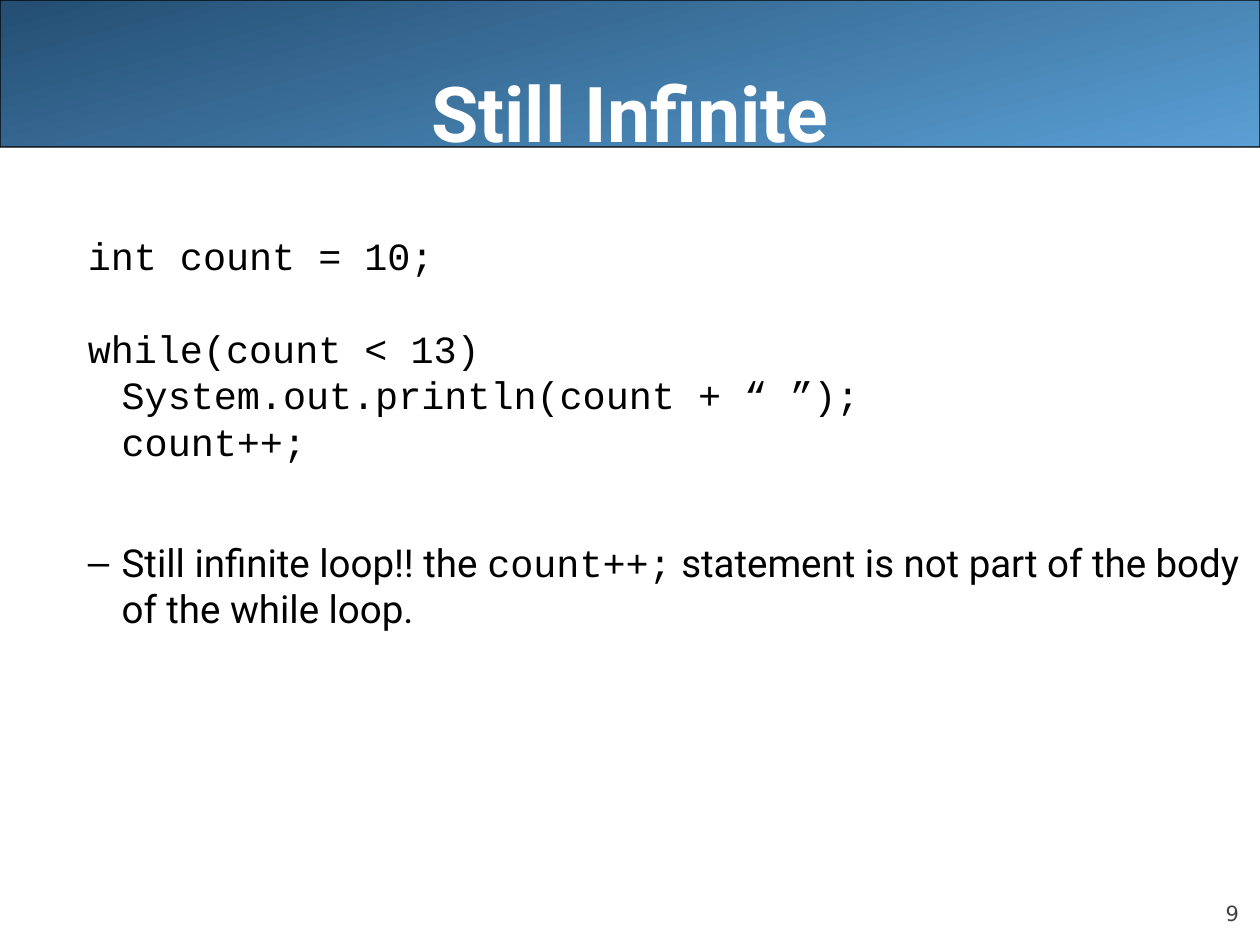
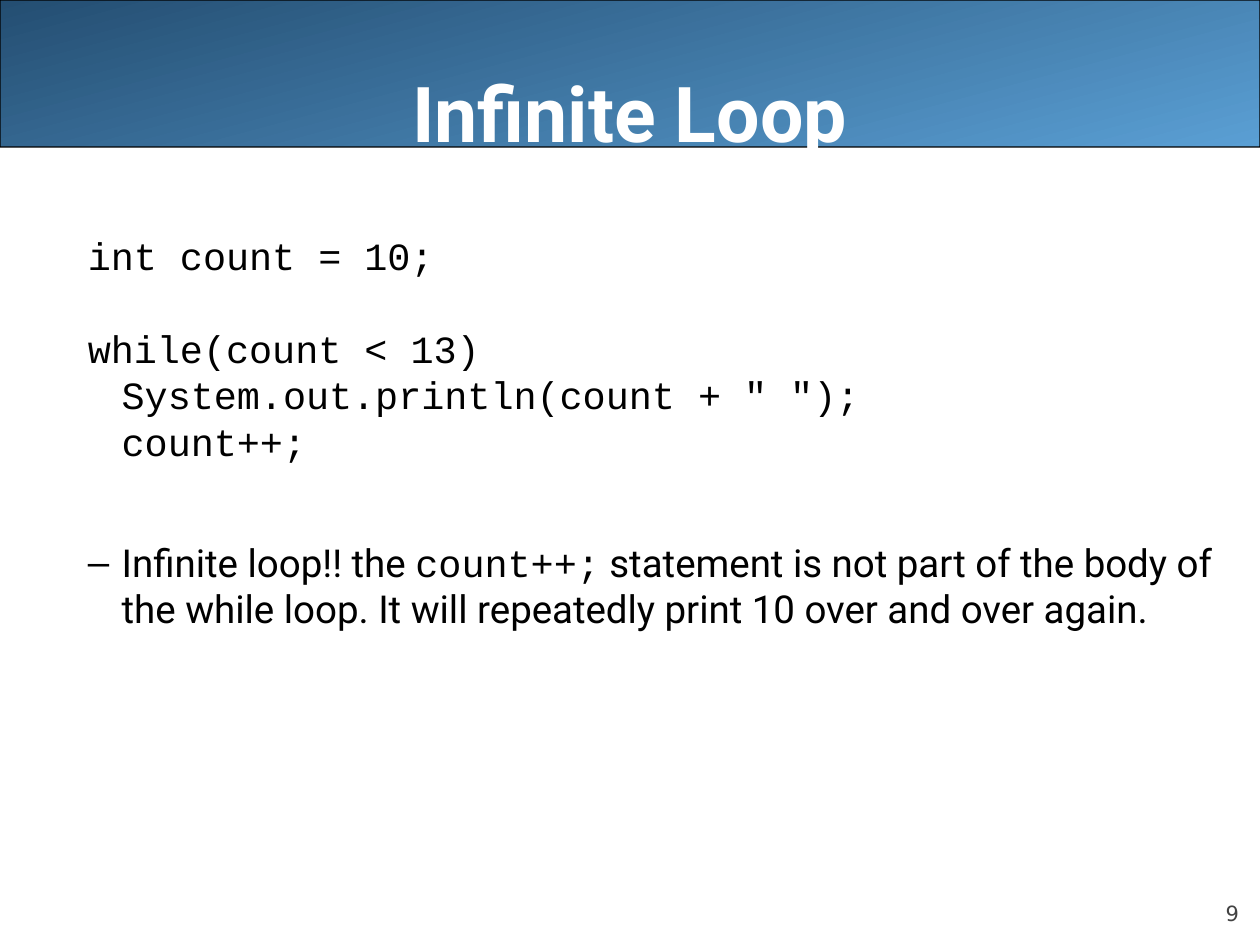
Before and after one commit to LongBaoNguyen/longbaonguyen.github.io, a slide deck: slide 9 of courses/apcsa/lecture10.ppt. Drawn at 1260x945 pixels with LibreOffice and Linux fonts; fonts in the diff are those of the drawing. Boxes give left, top, right and bottom in pixels: in the first picture for what was removed or moved away, otherwise in the second. Text is boxed around its words. In the diff, an @@ line names an element or a change of style, - is before the commit and + after.

```diff
--- a/courses/apcsa/lecture10.ppt
+++ b/courses/apcsa/lecture10.ppt
@@ title at (x1=412, y1=83, x2=847, y2=159): text changed @@
-Still Infinite
+Infinite Loop
@@ text at (x1=122, y1=547, x2=1212, y2=632): text changed @@
-  – Still infinite loop!! the count++; statement is not part of the body of the while loop.
+  – Infinite loop!! the count++; statement is not part of the body of the while loop. It will repeatedly print 10 over and over again.
```
Also in this commit, not shown: 7 other slides changed, 10 other files.
